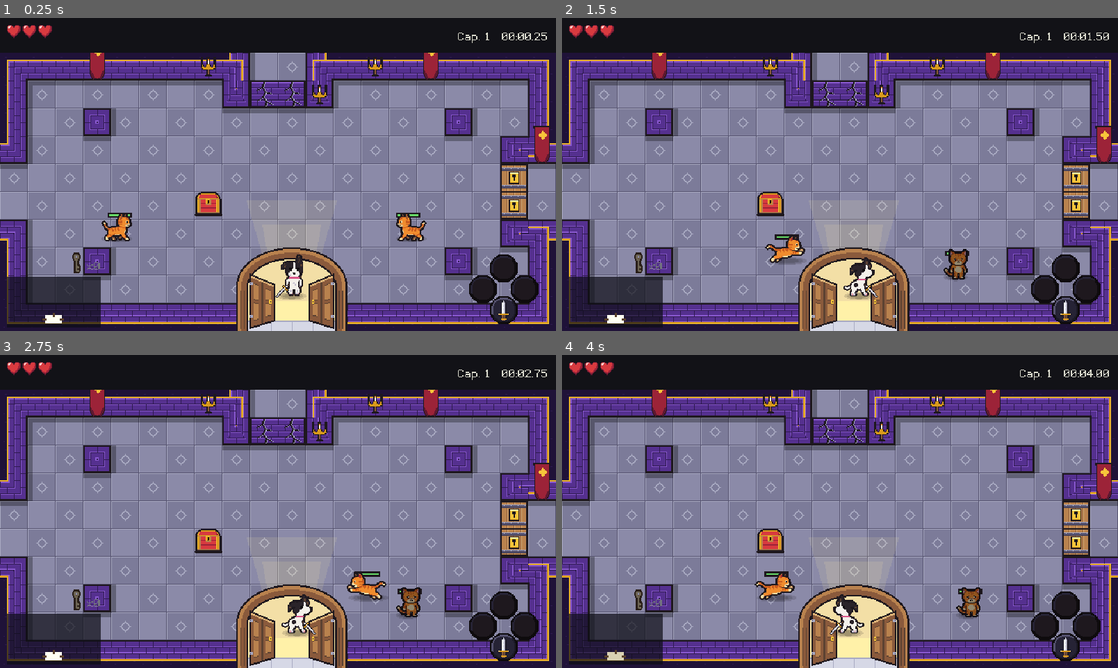
Above: before the commit, frames 1-4 (two rows, left to right).
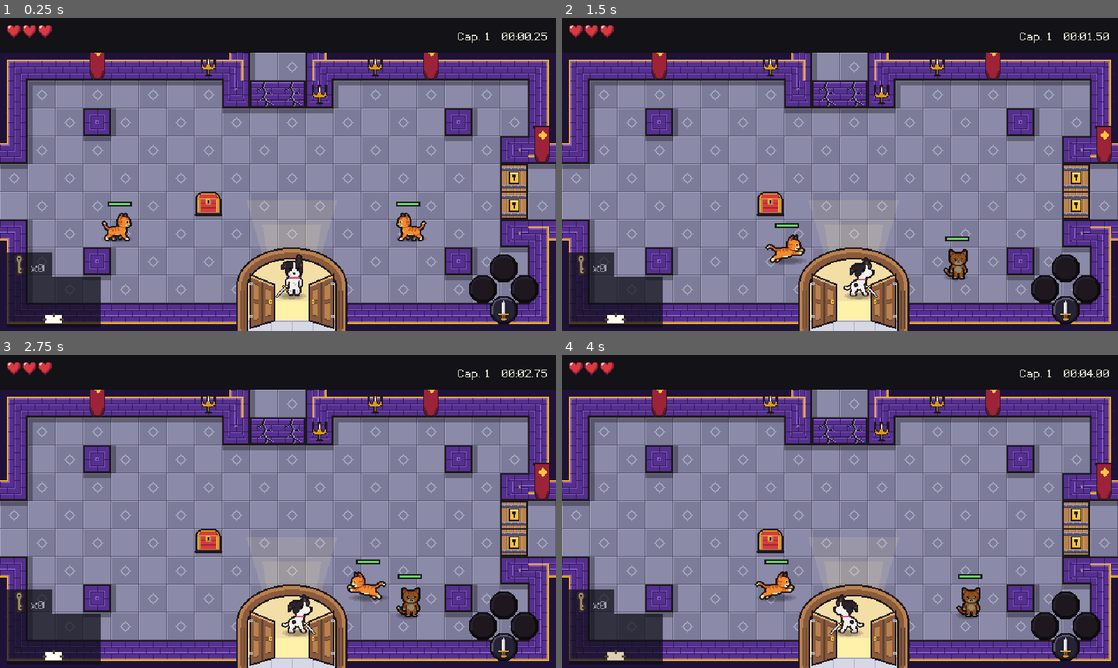
Above: after the commit, the same moments.

Repository: marcelozorza/Alttp2
Game: Godot game, scene res://world/chapter/chapter.tscn
The game is run twice, just before and just after one commit, with the same random seed, the same clock (stepped at 60 frames per second) and the same inputs. This scene is started directly instead of the project's main scene.
Inputs (mouse positions are in pixels of both pictures, inside the frame that each line leads up to):
- Up to frame 1 (0.25 s): no input
- Up to frame 2 (1.5 s): tap Enter (ui_accept) at 0.5 s; move the mouse to (962, 158) at 0.52 s; hold D (move_right) 0.53-1.25 s; hold J (attack) 0.53-1.25 s; click (962, 158) at 0.67 s; tap Space (jump) at 0.77 s; drag from (728, 190) to (1073, 193) at 1.27 s
- Up to frame 3 (2.75 s): move the mouse to (333, 442) at 2.02 s; hold D (move_right) from 2.03 s (still down); tap L (use_bomb) at 2.1 s
- Up to frame 4 (4 s): release D (move_right) at 2.75 s; drag from (812, 574) to (851, 652) at 2.77 s; move the mouse to (1006, 558) at 3.52 s; hold A (move_left) from 3.53 s (still down); hold J (attack) from 3.53 s (still down); tap Space (jump) at 3.77 s

The runs differ from the first frame. In frame 1, 0.9% of the frame differs, in the area x 1-76%, y 58-83%; in frame 2, 0.9%; in frame 3, 0.9%; in frame 4, 0.9%.

Commit message:
Barra de vida acima do desenho e chaves numa aba sobre o minimapa
Co-Authored-By: Claude Fable 5.2 <noreply@anthropic.com>
Claude-Session: https://claude.ai/code/session_016s7NevTD4Ho17e5LC6f7CU

Diff:
--- a/enemies/enemy.gd
+++ b/enemies/enemy.gd
@@ -30,6 +30,8 @@
 
 enum State { IDLE, APPROACH, WINDUP, LUNGE, RECOVER, THROW_WINDUP, THROW_RECOVER, STAGGER, DEAD }
 
+## Espaço entre o alto do desenho e a barra de vida.
+const HEALTH_BAR_GAP := 10.0
 ## Cores provisórias dos estados.
 const WINDUP_COLOR := Color(1.0, 0.85, 0.2, 1.0)
 const LUNGE_COLOR := Color(1.0, 0.2, 0.2, 1.0)
@@ -203,6 +205,7 @@
 	)
 	frame.show_behind_parent = true
 	frame.mouse_filter = Control.MOUSE_FILTER_IGNORE
+	_health_bar.z_index = 1
 	_health_bar.add_child(frame)
 	health = max_health
 	_next_throw_tick = Clock.tick + GameMath.ticks(first_throw_delay)
@@ -458,6 +461,9 @@
 			if anchor_feet:
 				var size := frame.get_size()
 				_art.offset = Vector2(-floorf(size.x / 2.0), feet_offset - size.y)
+			# A barra de vida fica acima do desenho, nunca atrás dele.
+			var art_top := _art.offset.y + GroundShadow.used_rect(frame).position.y
+			_health_bar.position.y = minf(_health_bar.position.y, art_top - HEALTH_BAR_GAP)
 			# A sombra é medida pelo quadro: muda com ele.
 			if frame != _shadow_frame or _art.flip_h != _shadow_flip:
 				_shadow_frame = frame
--- a/ui/hud.gd
+++ b/ui/hud.gd
@@ -33,12 +33,10 @@
 const HEART_STEP := Vector2(18.0, 16.0)
 ## Corações que cabem numa linha, antes do cronômetro.
 const HEALTH_ROW := 12
-## Distância do centro do ícone da chave ao alto do fundo do minimapa.
-const KEYS_ABOVE_MAP := 16.0
-## Menor posição do texto das chaves, para o ícone caber com um minimapa estreito.
-const KEYS_MIN_LEFT := 52.0
-## Chave apagada, quando não há nenhuma.
-const NO_KEY_TINT := Color(0.45, 0.45, 0.5, 1.0)
+## Altura da aba das chaves, acima do minimapa.
+const KEYS_TAB_HEIGHT := 28.0
+## Chave e número apagados, quando não há nenhuma.
+const NO_KEY_TINT := Color(0.62, 0.62, 0.68, 1.0)
 const BAR_COLOR := Color(0.07, 0.07, 0.09, 1.0)
 const TEXT_COLOR := Color(0.85, 0.85, 0.8, 1.0)
 ## Disco de um botão com espada ou ferramenta, e disco apagado de um botão
@@ -154,24 +152,25 @@
 
 
 ## O ícone da chave com o número de chaves ao lado, apagado quando é zero, e a
-## chave grande antes, quando o personagem a tem. Fica logo acima do minimapa,
-## alinhado à direita com ele (pedido de Marcelo em 2026-11-13).
+## chave grande depois, quando o personagem a tem. Fica numa aba escura logo
+## acima do minimapa, alinhada com a borda esquerda dele, para ler bem sobre
+## qualquer chão (pedido de Marcelo em 2026-11-13).
 func _draw_keys(player: Player, chapter: Node) -> void:
 	var tint := Color.WHITE if player.keys > 0 else NO_KEY_TINT
 	var font := Fonts.SMALL
 	var text := "x%d" % player.keys
 	var text_width := font.get_string_size(text, HORIZONTAL_ALIGNMENT_LEFT, -1, FONT_SIZE).x
-	var map_size := Minimap.rooms_size(chapter, Minimap.HUD_CELL)
-	var map_top := MINIMAP_CORNER.y - map_size.y - 4.0
-	var middle := map_top - KEYS_ABOVE_MAP
-	var text_left := maxf(MINIMAP_CORNER.x + map_size.x + 4.0 - text_width, KEYS_MIN_LEFT)
-	draw_string(
-		font, Vector2(text_left, middle + 8.0), text, HORIZONTAL_ALIGNMENT_LEFT, -1, FONT_SIZE, tint
-	)
-	var key_center := Vector2(text_left - 12.0, middle)
-	ToolIcons.draw(self, Item.Id.KEY, key_center, tint)
-	if player.has_tool(Item.Id.BOSS_KEY):
-		ToolIcons.draw(self, Item.Id.BOSS_KEY, key_center - Vector2(26.0, 0.0))
+	var map_top := MINIMAP_CORNER.y - Minimap.rooms_size(chapter, Minimap.HUD_CELL).y - 4.0
+	var left := MINIMAP_CORNER.x - 4.0
+	var boss_key := player.has_tool(Item.Id.BOSS_KEY)
+	var width := 30.0 + text_width + (30.0 if boss_key else 6.0)
+	draw_rect(Rect2(left, map_top - KEYS_TAB_HEIGHT, width, KEYS_TAB_HEIGHT), Minimap.BACKGROUND)
+	var middle := map_top - KEYS_TAB_HEIGHT / 2.0
+	ToolIcons.draw(self, Item.Id.KEY, Vector2(left + 14.0, middle), tint)
+	var text_position := Vector2(left + 28.0, middle + 8.0)
+	draw_string(font, text_position, text, HORIZONTAL_ALIGNMENT_LEFT, -1, FONT_SIZE, tint)
+	if boss_key:
+		ToolIcons.draw(self, Item.Id.BOSS_KEY, Vector2(left + 44.0 + text_width, middle))
 
 
 func _draw_buttons(player: Player) -> void:
Not shown, changed: docs/design.md
